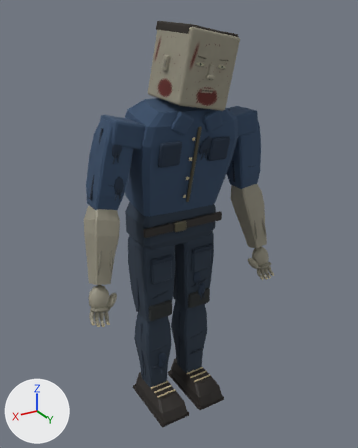
One commit to the glTF model modelos/zombis/mecanico.glb: the scene before it, then after it.
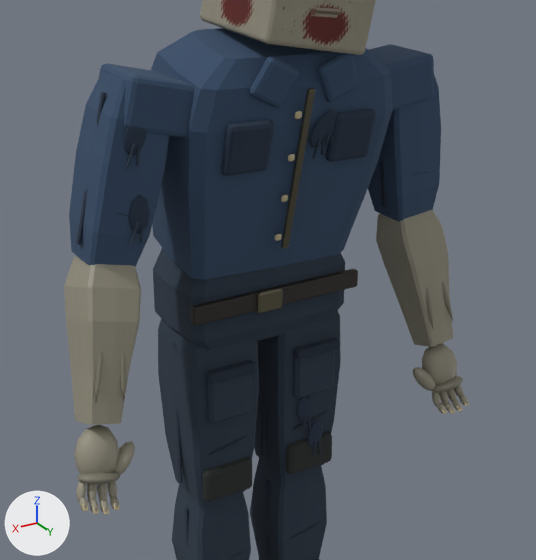
Each version appears first whole from a 50 mm camera at (3.25, 5.63, 2.55) aimed at (-0.01, 0.2, -0.16), and next in a close-up on the part from 15% to 85% of the width and 19% to 78% of the height. The lights are fixed; the arrows at lower left show +X, +Y and +Z. The last two pictures show the newer version. Where no turn or scale is listed for an object, it has been applied to the vertices. Vertices at exactly the same position are counted once.

The first close-up shows 'M_Head', 'M_LeftLowerArm', 'M_LeftLowerLeg', 'M_LeftUpperArm', 'M_LeftUpperLeg', 'M_LowerTorso', 'M_RightHand', 'M_RightLowerArm', 'M_RightLowerLeg', 'M_RightUpperArm', 'M_RightUpperLeg', 'M_UpperTorso' and 1 more.
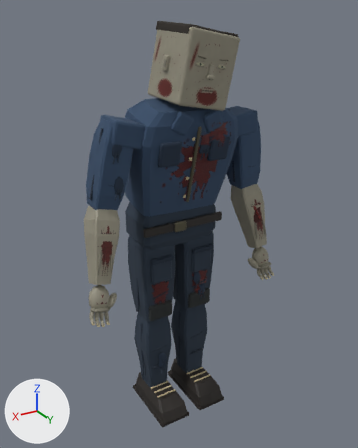
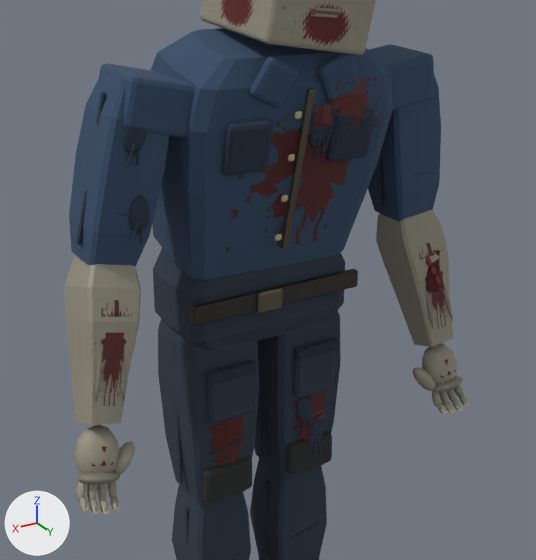
Edits to the bpy script that builds the scene:
```text
Change me_anatomia_rightupperleg:
    remove me_anatomia_rightupperleg.from_pydata(...)  # 264 vertices, 500 faces; spans x -0.265..0.265, y -0.286..0.355, z -0.65..0.65
    add me_anatomia_rightupperleg.from_pydata(...)  # 285 vertices, 524 faces; spans x -0.265..0.265, y -0.286..0.355, z -0.65..0.65
    me_anatomia_rightupperleg part 1: a new loose piece of 21 vertices spanning x -0.24..0.24, y 0.228..0.334, z -0.475..0.175, in mat_sangreropa_03 (picture img_sangremanchas_03)
    add me_anatomia_rightupperleg.materials.append(mat_sangreropa_03)  # picture img_sangremanchas_03
Change me_anatomia_leftlowerarm:
    remove me_anatomia_leftlowerarm.from_pydata(...)  # 144 vertices, 276 faces; spans x -0.153..0.204, y -0.289..0.255, z -0.492..0.506
    add me_anatomia_leftlowerarm.from_pydata(...)  # 315 vertices, 584 faces; spans x -0.153..0.204, y -0.289..0.255, z -0.492..0.506
    me_anatomia_leftlowerarm part 2: the loose piece of 42 vertices spanning x 0.044..0.082, y 0.095..0.253, z -0.298..0.187 is copied, and the copy is multiplied about its middle by the matrix ((1.193, -0.002, -0.03), (0.025, 0.686, 0.175), (-0.116, 0.178, 0.202)), then moved by (-0.061, 0.024, 0.094), in mat_sangrereciente (dark red #741812); it spans x -0.018..0.023, y 0.182..0.214, z 0.004..0.072
    me_anatomia_leftlowerarm part 3: the loose piece of 42 vertices spanning x 0.044..0.082, y 0.095..0.253, z -0.298..0.187 is copied, and the copy is multiplied about its middle by the matrix ((1.193, -0.002, -0.03), (0.025, 0.686, 0.175), (-0.116, 0.178, 0.202)), then moved by (-0.037, 0.002, 0.158), in mat_sangrereciente (dark red #741812); it spans x 0.006..0.048, y 0.16..0.193, z 0.068..0.136
    me_anatomia_leftlowerarm part 4: the loose piece of 42 vertices spanning x 0.044..0.082, y 0.095..0.253, z -0.298..0.187 is copied, and the copy is multiplied about its middle by the matrix ((1.193, -0.002, -0.03), (0.025, 0.686, 0.175), (-0.116, 0.178, 0.202)), then moved by (-0.013, -0.019, 0.222), in mat_sangrereciente (dark red #741812); it spans x 0.03..0.072, y 0.139..0.171, z 0.133..0.201
    me_anatomia_leftlowerarm part 5: a new loose piece of 24 vertices spanning x -0.07..0.088, y 0.103..0.212, z -0.045..0.241, in mat_sangreseca (dark red #42100c)
    me_anatomia_leftlowerarm part 6: a new loose piece of 21 vertices spanning x -0.126..0.171, y 0.052..0.243, z -0.342..0.412, in mat_sangreropa_03 (picture img_sangremanchas_03)
    add me_anatomia_leftlowerarm.materials.append(mat_sangreropa_03)  # picture img_sangremanchas_03
    add me_anatomia_leftlowerarm.materials.append(mat_sangreseca)  # dark red #42100c
    add me_anatomia_leftlowerarm.materials.append(mat_sangrereciente)  # dark red #741812
Change me_anatomia_rightlowerarm:
    remove me_anatomia_rightlowerarm.from_pydata(...)  # 144 vertices, 276 faces; spans x -0.245..0.213, y -0.29..0.256, z -0.493..0.509
    add me_anatomia_rightlowerarm.from_pydata(...)  # 165 vertices, 300 faces; spans x -0.245..0.213, y -0.29..0.256, z -0.493..0.509
    me_anatomia_rightlowerarm part 7: a new loose piece of 21 vertices spanning x -0.223..0.143, y 0.051..0.244, z -0.343..0.42, in mat_sangreropa_03 (picture img_sangremanchas_03)
    add me_anatomia_rightlowerarm.materials.append(mat_sangreropa_03)  # picture img_sangremanchas_03
Change me_anatomia_uppertorso:
    remove me_anatomia_uppertorso.from_pydata(...)  # 564 vertices, 1064 faces; spans x -0.742..0.72, y -0.456..0.508, z -0.756..0.737
    add me_anatomia_uppertorso.from_pydata(...)  # 610 vertices, 1120 faces; spans x -0.742..0.72, y -0.456..0.508, z -0.756..0.737
    me_anatomia_uppertorso part 8: a new loose piece of 24 vertices spanning x -0.584..-0.083, y 0.378..0.5, z 0.13..0.594, in mat_sangreropa_03 (picture img_sangremanchas_03)
    me_anatomia_uppertorso part 9: a new loose piece of 22 vertices spanning x -0.693..0.468, y 0.192..0.493, z -0.648..0.564, in mat_sangreropa_03 (picture img_sangremanchas_03)
    add me_anatomia_uppertorso.materials.append(mat_sangreropa_03)  # picture img_sangremanchas_03
```

Where the change shows, as pixel boxes [x1, y1, x2, y2] in the close-ups (536 x 560 px):
part 1 of me_anatomia_rightupperleg, added (brown)
    after: [209, 416, 246, 467]
part 2 of me_anatomia_leftlowerarm, added
    after: [434, 275, 440, 285]
part 3 of me_anatomia_leftlowerarm, added
    after: [430, 266, 436, 276]
part 4 of me_anatomia_leftlowerarm, added
    after: [426, 257, 431, 267]
part 5 of me_anatomia_leftlowerarm, added
    after: [426, 250, 440, 292]
part 6 of me_anatomia_leftlowerarm, added (brown)
    after: [419, 243, 447, 328]
part 7 of me_anatomia_rightlowerarm, added (brown)
    after: [95, 300, 132, 406]
part 8 of me_anatomia_uppertorso, added (brown)
    after: [320, 67, 378, 132]
part 9 of me_anatomia_uppertorso, added (brown)
    after: [226, 98, 377, 251]
